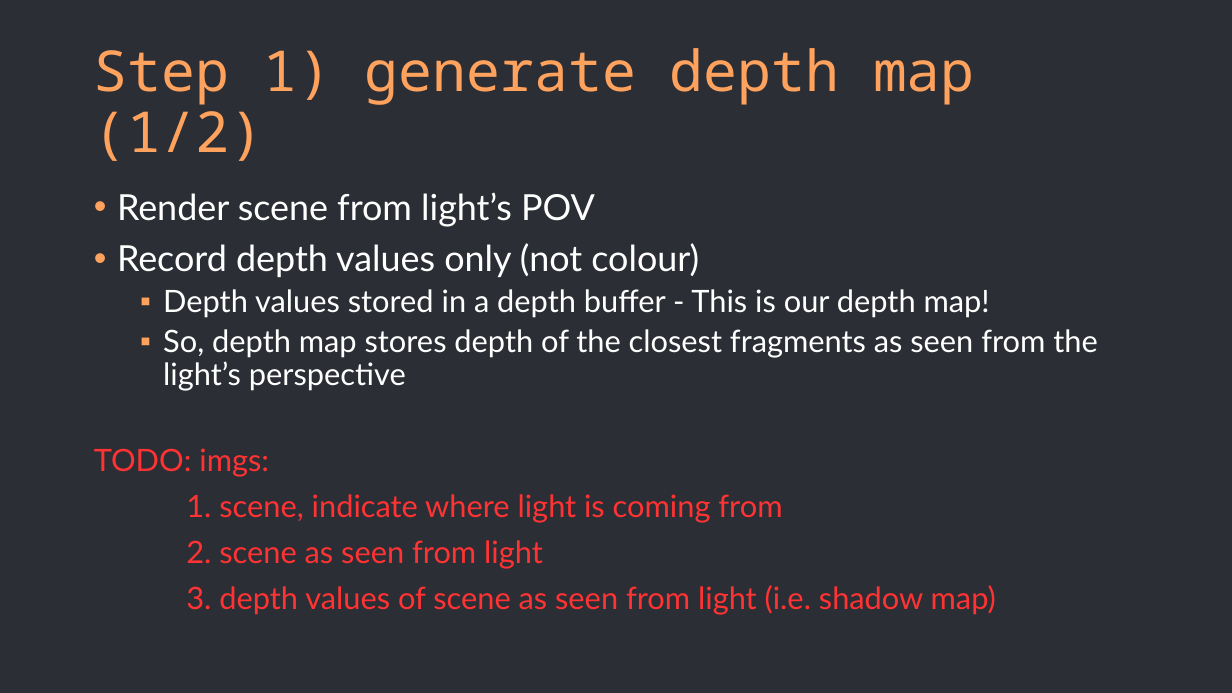
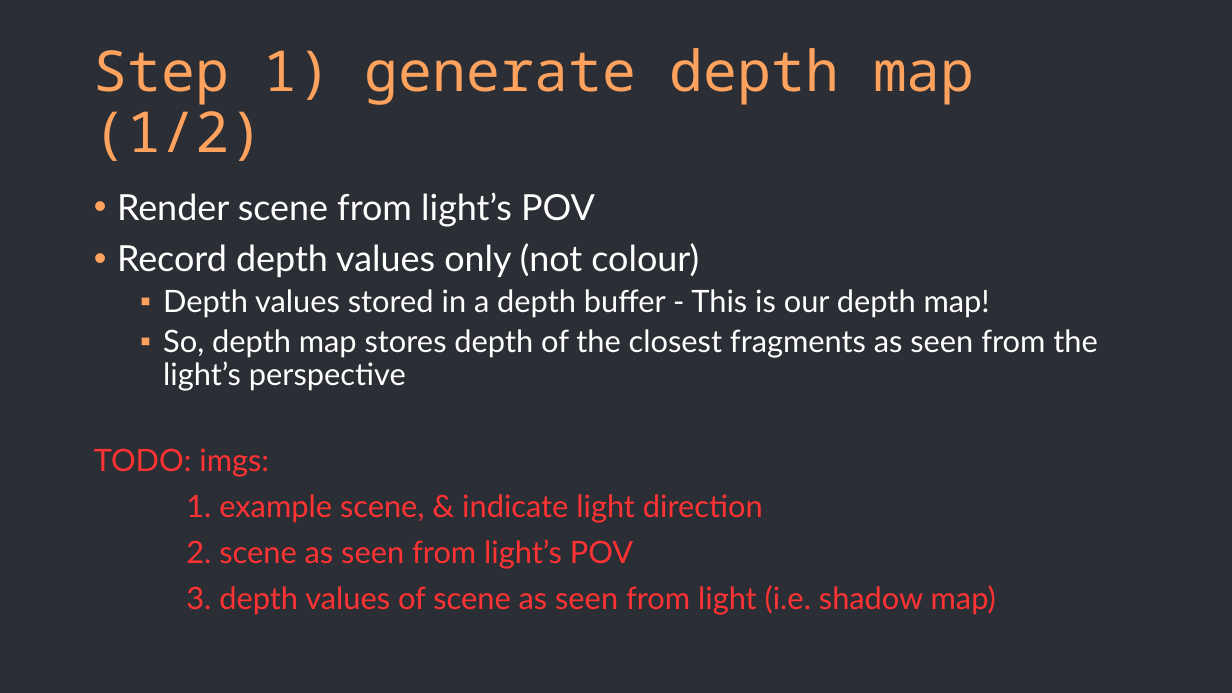
Before and after one commit to Alba-NR/ShadowMapping_TechTalk, a slide deck: slide 10 of slides/slides.pptx. Drawn at 1232x693 pixels with LibreOffice and Linux fonts; fonts in the diff are those of the drawing. Boxes give left, top, right and bottom in pixels: in the first picture for what was removed or moved away, otherwise in the second. Text is boxed around its words. In the diff, an @@ line names an element or a change of style, - is before the commit and + after.

Commit message:
Created & added some diagrams to slides
Diagrams for transformations to light space.

```diff
--- a/slides/slides.pptx
+++ b/slides/slides.pptx
@@ text at <box>186,494,763,569</box>: text changed @@
-1. scene, indicate where light is coming from
-2. scene as seen from light
+1. example scene, & indicate light direction
+2. scene as seen from light’s POV
```
Also in this commit, not shown: 1 other slide changed, 2 slides added, 4 other files.
